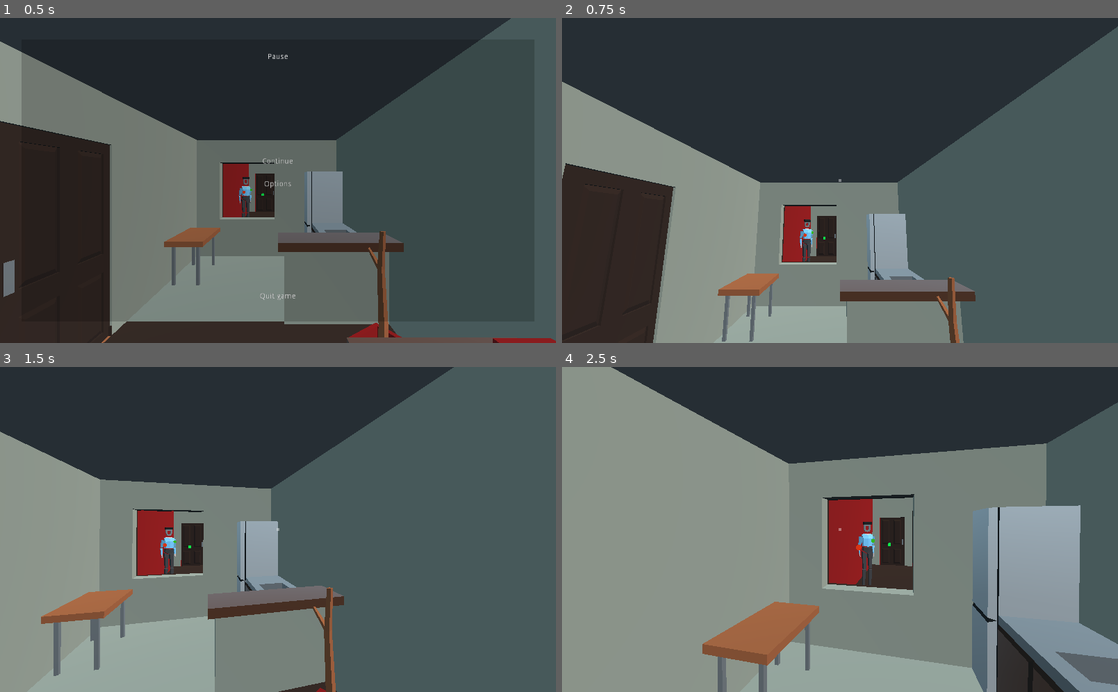
Above: before the commit, frames 1-4 (two rows, left to right).
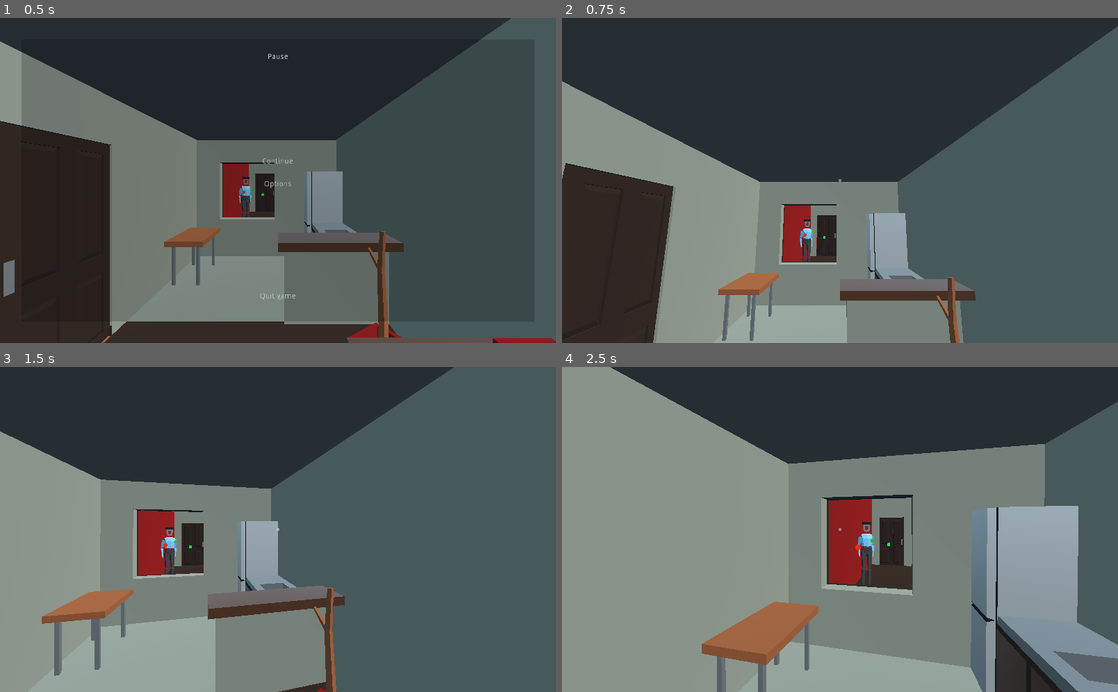
Above: after the commit, the same moments.

Repository: Eptwalabha/ld47
Game: Godot game, scene res://scenes/Game.tscn
Same seed, same stepped clock (60 frames per second), same inputs: the game is played once before the commit and once after it.
Inputs (mouse positions are in pixels of both pictures, inside the frame that each line leads up to):
- Up to frame 1 (0.5 s): no input
- Up to frame 2 (0.75 s): click "Continue" at 0.5 s
- Up to frame 3 (1.5 s): tap Enter at 1.25 s; move the mouse to (305, 529) at 1.27 s; hold W (move_forward) from 1.28 s (still down); tap E (context_action) at 1.35 s
- Up to frame 4 (2.5 s): keep holding W (move_forward); move the mouse to (812, 529) at 2.02 s; tap E (context_action) at 2.1 s

Frame 1 is identical in both runs. In frame 2, 0.5% of the frame differs, in the area x 0-100%, y 2-100%; in frame 3, 0.6%; in frame 4, 1.4%, in the area x 8-100%, y 0-100%.

Commit message:
options menu - change mouse sensitivity

Diff:
--- a/autoload.gd
+++ b/autoload.gd
@@ -13,6 +13,9 @@
 const DEBUG_ENVIRONMENT : bool = true
 const DEBUG_ROAD_CONTROL : bool = false
 
+const MOUSE_SENSITIVITY_MIN : float = 0.1
+const MOUSE_SENSITIVITY_MAX : float = 0.7
+
 const GRAVITY : int = 10
 const MAX_GRAVITY : int = 100
 const MAX_SLOP : float = deg2rad(15.0)
@@ -25,6 +28,8 @@
 const ROAD_CAR_SPEED : float = 0.6
 const ROAD_CAR_MAX_DRAG : float = -0.001
 const ROAD_DISABLE_CAR_DRAG : bool = false
+
+var mouse_sensitivity : float = -.3
 
 var first_time : bool = true
 var using_controller : bool = false
@@ -70,6 +75,12 @@
 				road_car_drag = 0.0
 			else:
 				road_car_drag = ROAD_CAR_MAX_DRAG
+
+func change_mouse_sensitivity(mouse: float) -> void:
+	mouse_sensitivity = -(MOUSE_SENSITIVITY_MIN + (MOUSE_SENSITIVITY_MAX - MOUSE_SENSITIVITY_MIN) * mouse)
+
+func get_mouse_sensitivity_amount() -> float:
+	return -(mouse_sensitivity + MOUSE_SENSITIVITY_MIN) / (MOUSE_SENSITIVITY_MAX - MOUSE_SENSITIVITY_MIN)
 
 var dialogs = {
 	'flat-plant': 'flat_plant',
--- a/scenes/player/Player.gd
+++ b/scenes/player/Player.gd
@@ -5,13 +5,8 @@
 onready var head := $Head as Spatial
 onready var camera := $Head/Camera as Camera
 
-export(float) var mouse_sensitivity := 0.3
-
 var has_control : bool = true
 var camera_angle : float = 0.0
-
-func _ready() -> void:
-	mouse_sensitivity = mouse_sensitivity * -1
 
 func reset() -> void:
 	pass
@@ -25,9 +20,9 @@
 func input(event: InputEvent) -> void:
 	if event is InputEventMouseMotion:
 		Data.using_controller = false
-		head.rotate_y(deg2rad(event.relative.x * mouse_sensitivity))
+		head.rotate_y(deg2rad(event.relative.x * Data.mouse_sensitivity))
 
-		var change = event.relative.y * mouse_sensitivity
+		var change = event.relative.y * Data.mouse_sensitivity
 		if change + camera_angle < 90 and change + camera_angle > -90:
 			camera.rotate_x(deg2rad(change))
 			camera_angle = camera_angle + change
--- a/scenes/ui/menus/OptionsMenu.gd
+++ b/scenes/ui/menus/OptionsMenu.gd
@@ -6,6 +6,8 @@
 signal back_clicked
 
 onready var dropdown := $Menu/Container/Options/List/Locales/OptionButton as OptionButton
+onready var music_slider := $Menu/Container/Options/List/Music/HSlider as HSlider
+onready var mouse_slider := $Menu/Container/Options/List/Mouse/HSlider as HSlider
 
 var locales = []
 
@@ -20,6 +22,7 @@
 		if current_locale.begins_with(locale):
 			dropdown.select(i)
 		i += 1
+	mouse_slider.set_value(Data.get_mouse_sensitivity_amount())
 
 func open() -> void:
 	visible = true
@@ -29,3 +32,9 @@
 
 func _on_MenuButton_item_selected(index: int) -> void:
 	TranslationServer.set_locale(locales[index])
+
+func _on_Mouse_Slider_value_changed(value: float) -> void:
+	Data.change_mouse_sensitivity(value)
+
+func _on_Music_Slider_value_changed(value: float) -> void:
+	pass # Replace with function body.
--- a/scenes/ui/menus/OptionsMenu.tscn
+++ b/scenes/ui/menus/OptionsMenu.tscn
@@ -83,6 +83,8 @@
 rect_min_size = Vector2( 128, 0 )
 size_flags_horizontal = 3
 size_flags_stretch_ratio = 2.0
+max_value = 1.0
+step = 0.01
 
 [node name="Mouse" type="HBoxContainer" parent="Menu/Container/Options/List"]
 margin_top = 36.0
@@ -104,6 +106,8 @@
 rect_min_size = Vector2( 128, 0 )
 size_flags_horizontal = 3
 size_flags_stretch_ratio = 2.0
+max_value = 1.0
+step = 0.01
 
 [node name="Locales" type="HBoxContainer" parent="Menu/Container/Options/List"]
 margin_top = 72.0
@@ -125,7 +129,6 @@
 grow_vertical = 0
 size_flags_vertical = 3
 text = "English"
-selected = 0
 
 [node name="Back" type="MarginContainer" parent="Menu"]
 margin_top = 428.0
@@ -151,5 +154,7 @@
 rect_min_size = Vector2( 0, 32 )
 text = "ui_btn_back"
 flat = true
+[connection signal="value_changed" from="Menu/Container/Options/List/Music/HSlider" to="." method="_on_Music_Slider_value_changed"]
+[connection signal="value_changed" from="Menu/Container/Options/List/Mouse/HSlider" to="." method="_on_Mouse_Slider_value_changed"]
 [connection signal="item_selected" from="Menu/Container/Options/List/Locales/OptionButton" to="." method="_on_MenuButton_item_selected"]
 [connection signal="pressed" from="Menu/Back/CenterContainer/Back" to="." method="_on_Back_pressed"]
